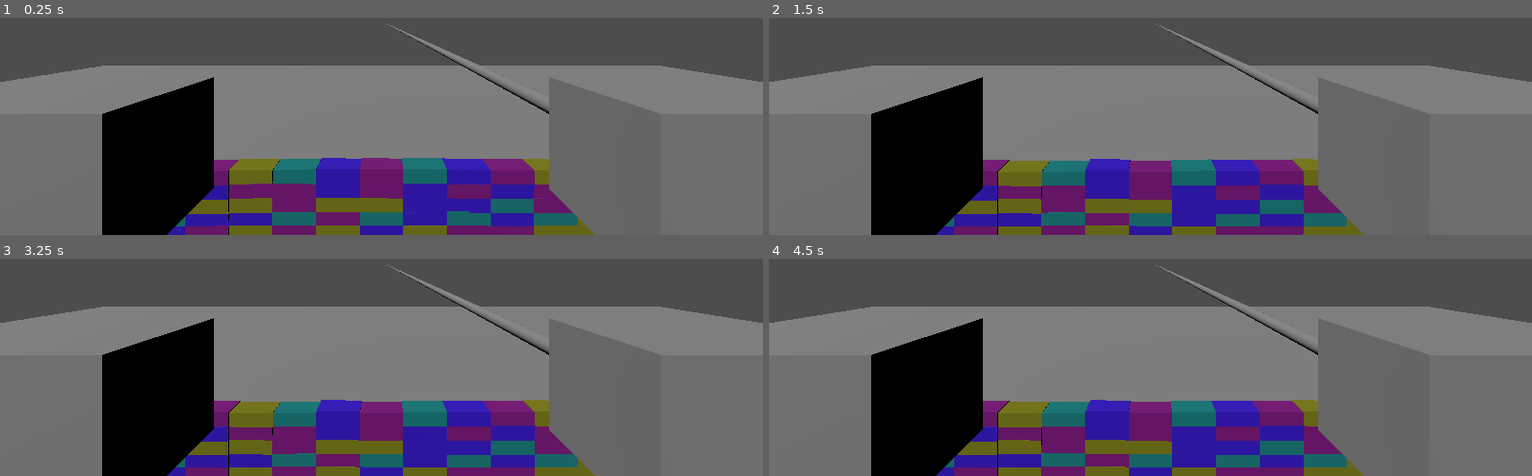
Above: before the commit, frames 1-4 (two rows, left to right).
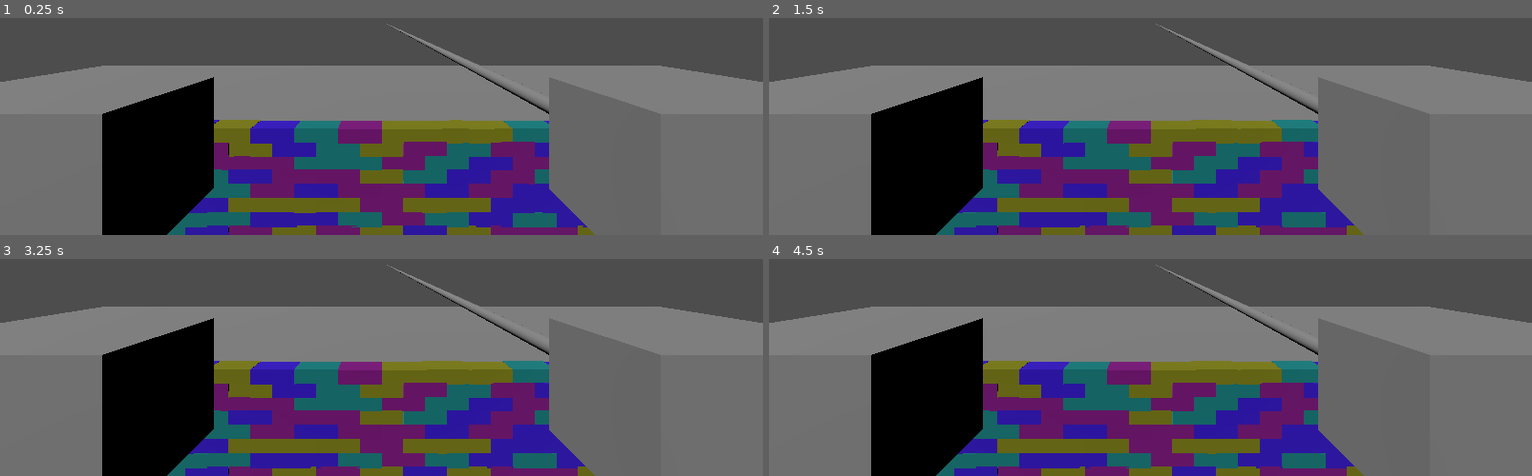
Above: after the commit, the same moments.

Repository: hweij/Kick-a-Brick
Game: Godot game, scene res://main.tscn
Same seed, same stepped clock (60 frames per second), same inputs: the game is played once before the commit and once after it.
Inputs:
- Up to frame 1 (0.25 s): no input
- Up to frame 2 (1.5 s): tap Enter at 1.25 s
- Up to frame 3 (3.25 s): tap Space at 2 s; tap Enter at 2.75 s
- Up to frame 4 (4.5 s): tap Space at 3.5 s; tap Enter at 4.25 s

The runs differ from the first frame. In frame 1, 19% of the frame differs, in the area x 21-77%, y 46-100%; in frame 2, 19%; in frame 3, 19%; in frame 4, 19%.

Commit message:
refactor: clean up main scene code

Diff:
--- a/main.gd
+++ b/main.gd
@@ -21,32 +21,38 @@
 	pass
 
 func create_wall():
+	# Wall dimensions
+	const num_rows = 9
+	const num_cols = 20
+	# Brick size (should match size of bricks defined in rigid_brick scene
+	const w = 0.3
+	const h = 0.1
+	# Brick colors
 	const colors = [
 		Color(0.5, 0.0, 0.5),
 		Color(0.5, 0.5, 0.0),
 		Color(0.0, 0.5, 0.5),
 		Color(0.2, 0.0, 0.8)
 	]
-	var materials = [];
-	for i in 4:
-		var mat = StandardMaterial3D.new()
-		mat.albedo_color = colors[i]
-		materials.push_back(mat)
-	const num_rows = 6
-	const num_cols = 20
-	const w = 0.3
-	const h = 0.1
-	const offset_x = num_cols * w / 2
-	const offset_y = h / 2
+	# Brick materials from colors
+	var materials = colors.map(
+		func (c):
+			var mat = StandardMaterial3D.new()
+			mat.albedo_color = c
+			return mat
+	)
+	var num_materials := materials.size()
 	var scene = load("res://rigid_brick.tscn")
 	var boxes = []
+	const offset_y = h / 2
 	for row in num_rows:
-		for col in num_cols:
+		# Even rows have 1 more brick than uneven rows.
+		# To create a stable wall, make sure the number of rows is uneven
+		var n = num_cols if (row % 2) else (num_cols - 1)
+		var offset_x := (n as float) * w / 2.0
+		for col in n:
 			var box = scene.instantiate()
-			#var mat = StandardMaterial3D.new()
-			#var mat = box.get_node("Mesh").get_surface_override_material(0)
-			#mat.albedo_color = Color(randf(), randf(), randf())
-			box.get_node("Mesh").set_surface_override_material(0, materials[randi() % 4])
+			box.get_node("Mesh").set_surface_override_material(0, materials[randi_range(0, num_materials - 1)])
 			box.transform.origin = Vector3(col * w - offset_x, row * h + offset_y, -2)
 			self.add_child(box)
 			boxes.push_back(box)
--- a/project.godot
+++ b/project.godot
@@ -10,7 +10,7 @@
 
 [application]
 
-config/name="VR2"
+config/name="Kick-a-Brick"
 run/main_scene="res://main.tscn"
 config/features=PackedStringArray("4.1", "Mobile")
 config/icon="res://icon.svg"
